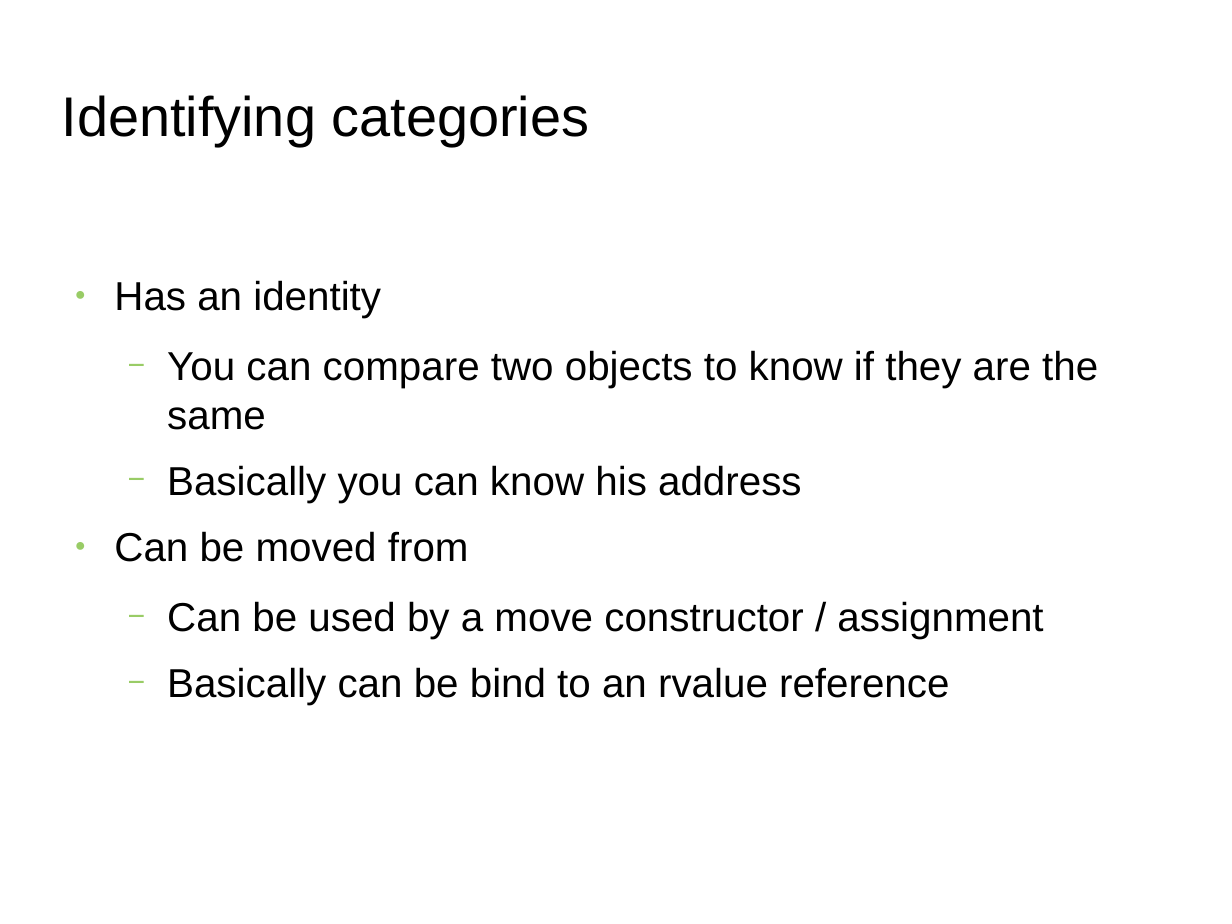
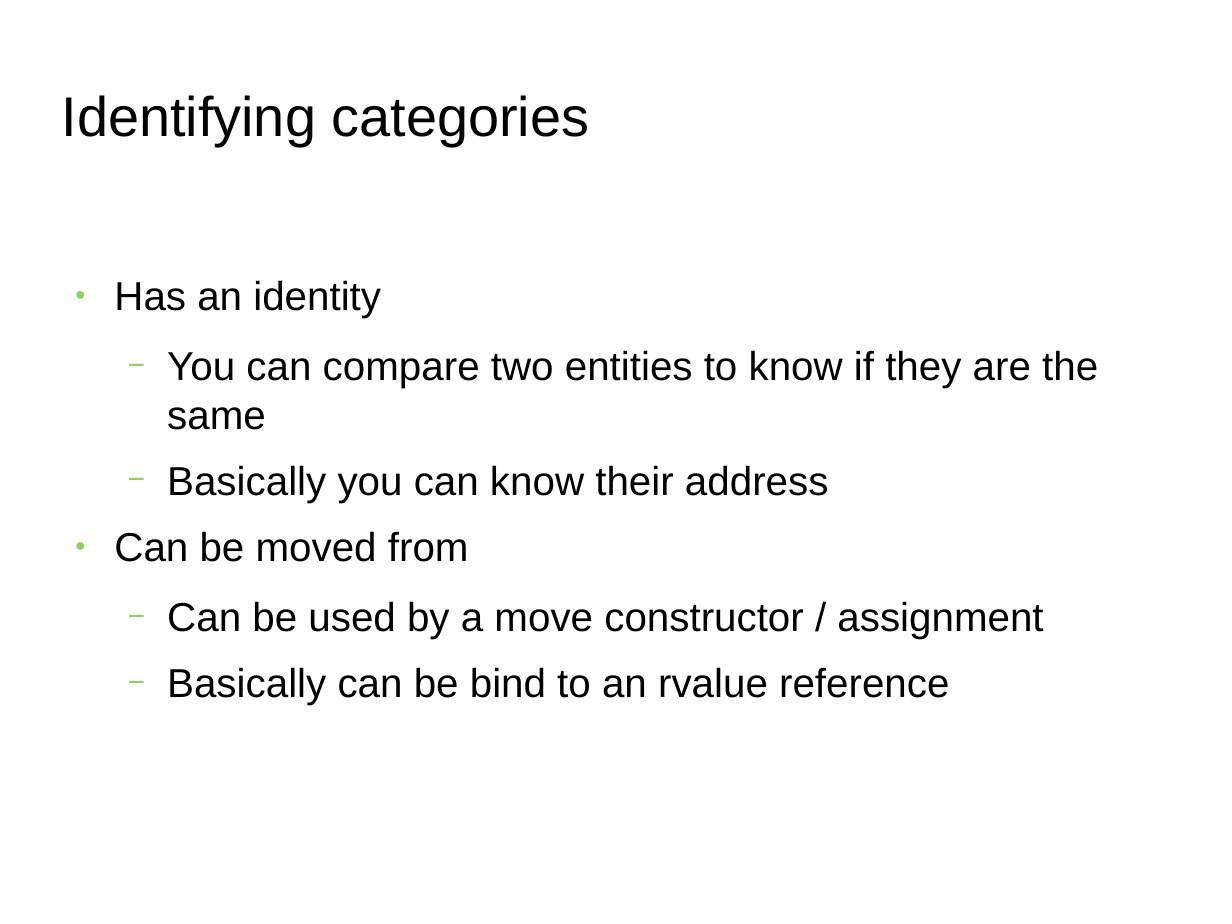
Before and after one commit to FranckRJ/CPP-trainings, a slide deck: slide 8 of traning-move.pt1.odp (slide 9 before the commit). Drawn at 1232x924 pixels with LibreOffice and Linux fonts; fonts in the diff are those of the drawing; background and template pictures are left out. Boxes give left, top, right and bottom in pixels: in the first picture for what was removed or moved away, otherwise in the second. Text is boxed around its words. In the diff, an @@ line names an element or a change of style, - is before the commit and + after.

```diff
--- a/traning-move.pt1.odp
+++ b/traning-move.pt1.odp
@@ text at [167,350,1098,503]: text changed @@
-  − You can compare two objects to know if they are the same
-  − Basically you can know his address
+  − You can compare two entities to know if they are the same
+  − Basically you can know their address
```
Also in this commit, not shown: 7 other slides changed, 1 slide added, 2 slides removed, 2 other files.
